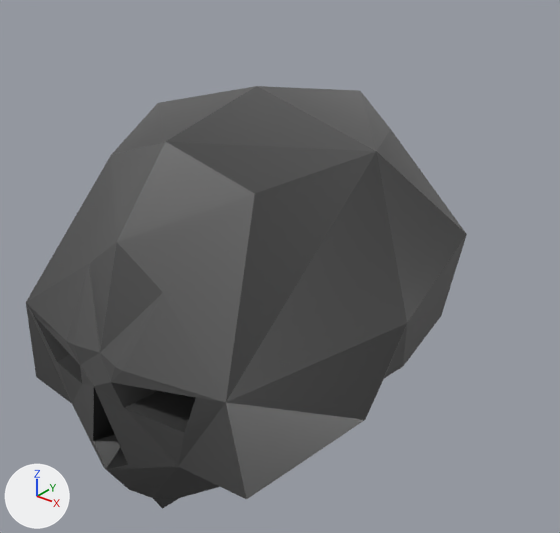
One commit to the FBX model Models/Enemy_Skull_0.fbx: the scene before it, then after it.
The view is the same before and after, from a 50 mm camera at (2.28, -2.87, 1.91) aimed at (0.1, -0.15, 0.22). Lighting does not change. The marker at lower left points along +X, +Y and +Z. Where no turn or scale is listed for an object, it has been applied to the vertices.

The first picture shows 'Enemy_Skull_0'.
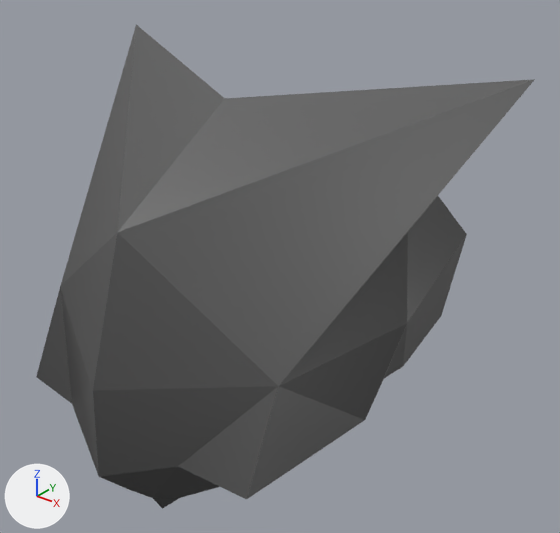
Changed parts and their boxes [x1, y1, x2, y2] in the pictures (560 x 533 px):
'Enemy_Skull_0', reshaped (13% wider, 14% taller): before [26, 86, 467, 509]; after [36, 25, 535, 509]
part 1 of me_cube, cut back: before [26, 86, 462, 499]; after [36, 25, 535, 499]

The edits, one by one:
me_cube is used by ob_enemy_skull_0; location (0.0, 0.0, 0.0).
me_cube had 77 vertices, 120 faces and spanned x -0.85..0.85, y -1.26..0.96, z -0.62..1.11.
me_cube now has 49 vertices, 78 faces and spans x -1.11..1.15, y -1.29..0.96, z -0.62..1.24.
Part 1, on me_cube:
36 vertices are removed from x -0.66..0.65, y -1.26..0.37, z -0.39..0.93.
72 faces are deleted.
3 vertices move from x 0.0..0.02, y -1.08..-0.19, z 0.65..1.11 to x 0.0..0.03, y -1.07..-0.27, z 0.69..1.1.
8 vertices are added at x -1.11..1.15, y -1.29..0.14, z -0.4..1.24.
30 new faces join them.
